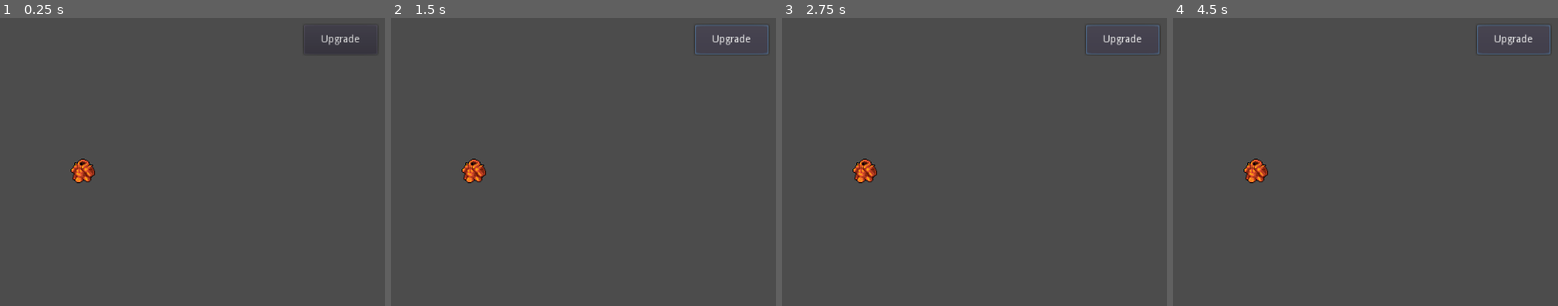
Above: before the commit, frames 1-4 (left to right).
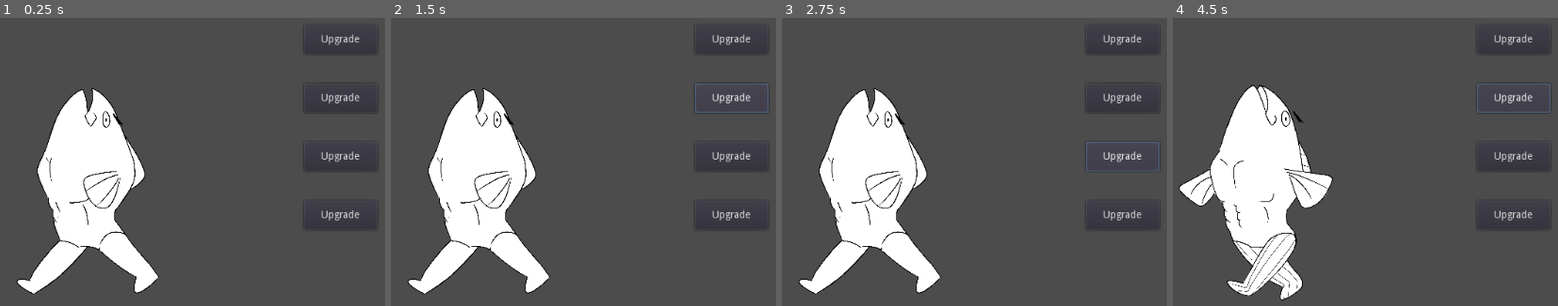
Above: after the commit, the same moments.

Repository: ChrisGoKim/Hokey-Pokey
Game: Godot game, scene res://MainScene.tscn
Two runs of this game, one before a commit and one after it. Both use one fixed random seed, a clock stepped at 60 frames per second and the inputs below.
Inputs:
- Up to frame 1 (0.25 s): no input
- Up to frame 2 (1.5 s): click "Upgrade" at 0.5 s; click "Upgrade" at 1.25 s
- Up to frame 3 (2.75 s): click "Upgrade" at 2 s
- Up to frame 4 (4.5 s): click "Upgrade" at 2.75 s; click "Upgrade" at 3.5 s; click "Upgrade" at 4.25 s

The runs differ from the first frame. In frame 1, 13% of the frame differs, in the area x 4-98%, y 24-97%; in frame 2, 14%; in frame 3, 14%; in frame 4, 15%, in the area x 1-99%, y 2-99%.
Error before the commit: Parse Error: Error parsing expression, misplaced: const (res://Upgrade)

Commit message:
Fleshed out the basic character will basic nodes. Created upgrade UI and randomized logic. Brought in first iterations of Jon's sprite and a walking animation.

Diff:
--- a/Fish.gd
+++ b/Fish.gd
@@ -1,24 +1,49 @@
 extends Node2D
 
-# class member variables go here, for example:
-# var a = 2
-# var b = "textvar"
 
-var programming = randi() % 6
-var audio = randi() % 6
-var art = randi() % 6
-var design = randi() % 6
+enum test{PROGRAMMING, AUDIO, ART, DESIGN}
 
+var stats = [
+	randi() % 6, #programming
+	randi() % 6, #audio
+	randi() % 6, #art
+	randi() % 6 #design
+]
+
+var anim = ""
+
+var canUpgrade = false
 
 func _ready():
-	# Called when the node is added to the scene for the first time.
-	# Initialization here
-	print(programming)
-	print(audio)
+	anim = "Walk"
+	$AnimateFish.play(anim)
+	#$AnimateFish.playing = true
+	pass
+
+func _fixed_process(delta):
+	# Called every frame. Delta is time since last frame.
+	# Update game logic here.
 
 	pass
 
-#func _process(delta):
-#	# Called every frame. Delta is time since last frame.
-#	# Update game logic here.
-#	pass
+##ALL FUNCTIONALITY FOR UPGRADES
+func boostStat(var num):
+	stats[num] += (randi() % 6)
+	print(stats)
+	pass
+
+func _on_Upgrade_Programming_pressed():
+	boostStat(test.PROGRAMMING)
+	pass # replace with function body
+
+func _on_Upgrade_Audio_pressed():
+	boostStat(test.AUDIO)
+	pass # replace with function body
+
+func _on_Upgrade_Art_pressed():
+	boostStat(test.ART)
+	pass # replace with function body
+
+func _on_Upgrade_Design_pressed():
+	boostStat(test.DESIGN)
+	pass # replace with function body
--- a/Fish.tscn
+++ b/Fish.tscn
@@ -1,25 +1,47 @@
-[gd_scene load_steps=4 format=2]
+[gd_scene load_steps=6 format=2]
 
 [ext_resource path="res://Fish.gd" type="Script" id=1]
-[ext_resource path="res://A_Armor05.png" type="Texture" id=2]
-[ext_resource path="res://Upgrade Programming.gd" type="Script" id=3]
+[ext_resource path="res://Micro Sprites/1.png" type="Texture" id=2]
+[ext_resource path="res://Micro Sprites/2.png" type="Texture" id=3]
+
+[sub_resource type="SpriteFrames" id=2]
+
+animations = [ {
+"frames": [ ExtResource( 2 ), ExtResource( 3 ) ],
+"loop": true,
+"name": "default",
+"speed": 5.0
+} ]
+
+[sub_resource type="Animation" id=1]
+
+resource_name = "Walk"
+length = 1.0
+loop = false
+step = 0.1
 
 [node name="Fish" type="Node2D" index="0"]
 
 script = ExtResource( 1 )
 
-[node name="Sprite" type="Sprite" parent="." index="0"]
+[node name="AnimateFish" type="AnimatedSprite" parent="." index="0"]
 
-texture = ExtResource( 2 )
+scale = Vector2( 0.117314, 0.117314 )
+frames = SubResource( 2 )
+animation = "default"
+frame = 1
+playing = true
 
 [node name="Anim" type="AnimationPlayer" parent="." index="1"]
 
-root_node = NodePath("..")
+root_node = NodePath("")
 autoplay = ""
 playback_process_mode = 1
 playback_default_blend_time = 0.0
-playback_speed = 1.0
+playback_speed = 3.0
+anims/Walk = SubResource( 1 )
 blend_times = [  ]
+_sections_unfolded = [ "Pause", "Playback Options" ]
 
 [node name="Camera2D" type="Camera2D" parent="." index="2"]
 
@@ -72,5 +94,89 @@
 text = "Upgrade"
 flat = false
 align = 1
-script = ExtResource( 3 )
 _sections_unfolded = [ "Anchor", "Margin" ]
+
+[node name="Upgrade Audio" type="Button" parent="Upgrade UI" index="1"]
+
+anchor_left = 0.0
+anchor_top = 0.0
+anchor_right = 0.0
+anchor_bottom = 0.0
+margin_left = 300.0
+margin_top = -120.0
+margin_right = 400.0
+margin_bottom = -80.0
+rect_pivot_offset = Vector2( 0, 0 )
+rect_clip_content = false
+focus_mode = 2
+mouse_filter = 0
+mouse_default_cursor_shape = 0
+size_flags_horizontal = 1
+size_flags_vertical = 1
+toggle_mode = false
+enabled_focus_mode = 2
+shortcut = null
+group = null
+text = "Upgrade"
+flat = false
+align = 1
+_sections_unfolded = [ "Anchor", "Margin" ]
+
+[node name="Upgrade Art" type="Button" parent="Upgrade UI" index="2"]
+
+anchor_left = 0.0
+anchor_top = 0.0
+anchor_right = 0.0
+anchor_bottom = 0.0
+margin_left = 300.0
+margin_top = -40.0
+margin_right = 400.0
+rect_pivot_offset = Vector2( 0, 0 )
+rect_clip_content = false
+focus_mode = 2
+mouse_filter = 0
+mouse_default_cursor_shape = 0
+size_flags_horizontal = 1
+size_flags_vertical = 1
+toggle_mode = false
+enabled_focus_mode = 2
+shortcut = null
+group = null
+text = "Upgrade"
+flat = false
+align = 1
+_sections_unfolded = [ "Anchor", "Margin" ]
+
+[node name="Upgrade Design" type="Button" parent="Upgrade UI" index="3"]
+
+anchor_left = 0.0
+anchor_top = 0.0
+anchor_right = 0.0
+anchor_bottom = 0.0
+margin_left = 300.0
+margin_top = 40.0
+margin_right = 400.0
+margin_bottom = 80.0
+rect_pivot_offset = Vector2( 0, 0 )
+rect_clip_content = false
+focus_mode = 2
+mouse_filter = 0
+mouse_default_cursor_shape = 0
+size_flags_horizontal = 1
+size_flags_vertical = 1
+toggle_mode = false
+enabled_focus_mode = 2
+shortcut = null
+group = null
+text = "Upgrade"
+flat = false
+align = 1
+_sections_unfolded = [ "Anchor", "Margin" ]
+
+[connection signal="pressed" from="Upgrade UI/Upgrade Programming" to="." method="_on_Upgrade_Programming_pressed"]
+
+[connection signal="pressed" from="Upgrade UI/Upgrade Audio" to="." method="_on_Upgrade_Audio_pressed"]
+
+[connection signal="pressed" from="Upgrade UI/Upgrade Art" to="." method="_on_Upgrade_Art_pressed"]
+
+[connection signal="pressed" from="Upgrade UI/Upgrade Design" to="." method="_on_Upgrade_Design_pressed"]
--- a/MainScene.tscn
+++ b/MainScene.tscn
@@ -2,7 +2,7 @@
 
 [ext_resource path="res://Fish.tscn" type="PackedScene" id=1]
 
-[node name="Main Scene" type="Node2D" index="0"]
+[node name="Main Scene" type="Node2D"]
 
 [node name="Fish" parent="." index="0" instance=ExtResource( 1 )]
 
--- a/Upgrade Programming.gd
+++ /dev/null
@@ -1,17 +0,0 @@
-extends Button
-
-# class member variables go here, for example:
-# var a = 2
-# var b = "textvar"
-
-func _ready():
-	# Called when the node is added to the scene for the first time.
-	# Initialization here
-	const DefaultManager = preload("Fish.gd") # Relative path
-	onready var default_manager = DefaultManager.new()
-	pass
-
-#func _process(delta):
-#	# Called every frame. Delta is time since last frame.
-#	# Update game logic here.
-#	pass
Binary file added: Micro Sprites/1.png
Not shown, added: Micro Sprites/1.png.import
Binary file added: Micro Sprites/2.png
Not shown, added: Micro Sprites/2.png.import
